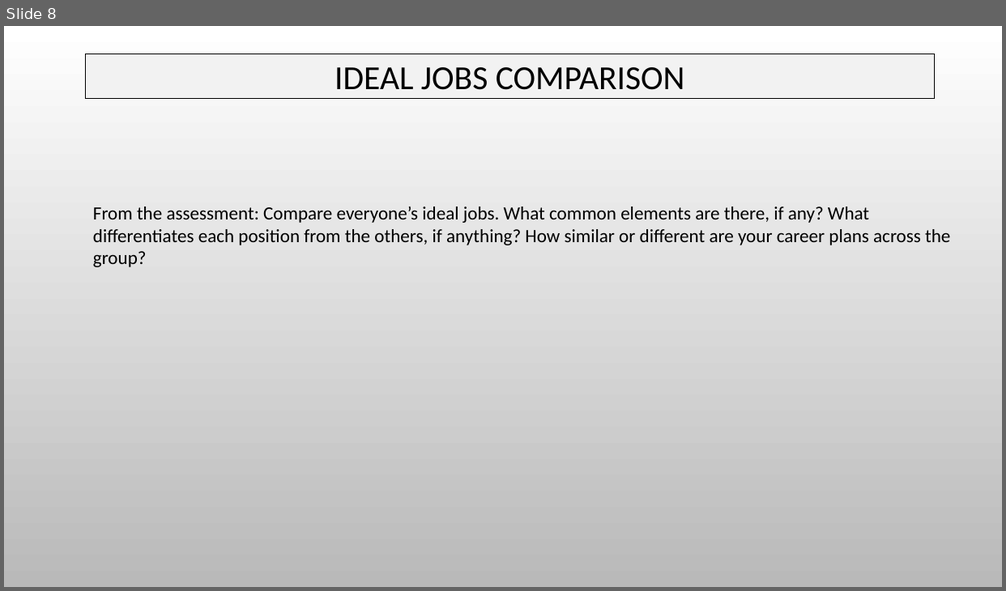
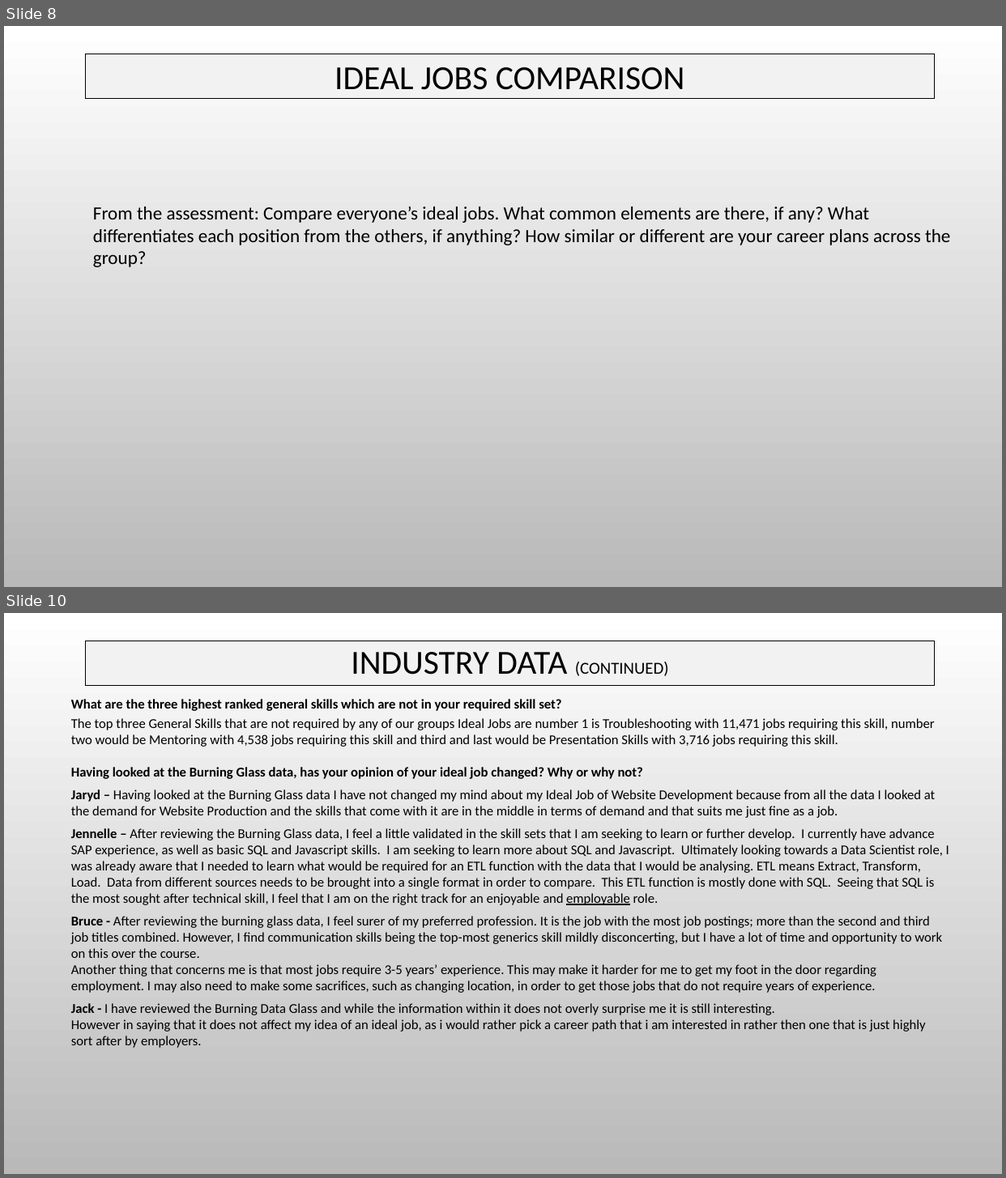
Before and after one commit to s3805194/Restless-Bolters, a slide deck: The Restless Bolters Assessment Report.pptx. Shown one above the other, each under a label of ours: slide 8 before the commit, slides 8 and 10 after it; the slides between them are not shown. The pictures are 1006x591 and 1006x1178 pixels, drawn with LibreOffice and Linux fonts; fonts in the diff are those of the drawing; background and template pictures are left out. Boxes give left, top, right and bottom in pixels: in the first picture for what was removed or moved away, otherwise in the second. Text is boxed around its words. In the diff, an @@ line names an element or a change of style, - is before the commit and + after.

```diff
--- a/The Restless Bolters Assessment Report.pptx
+++ b/The Restless Bolters Assessment Report.pptx
@@ slide 10 added at (4, 613, 1002, 1174), background picture (left out) @@
@@ rectangle added at (86, 641, 934, 686), fill #F2F2F2, outline #000000 0.75 pt, 32.4 pt, text #000000 @@
+INDUSTRY DATA (CONTINUED)
@@ text added at (71, 699, 949, 1048), 13 pt, text #000000 @@
+What are the three highest ranked general skills which are not in your required skill set?
+The top three General Skills that are not required by any of our groups Ideal Jobs are number 1 is Troubleshooting with 11,471 jobs requiring this skill, number two would be Mentoring with 4,538 jobs requiring this skill and third and last would be Presentation Skills with 3,716 jobs requiring this skill.
+Having looked at the Burning Glass data, has your opinion of your ideal job changed? Why or why not?
+Jaryd – Having looked at the Burning Glass data I have not changed my mind about my Ideal Job of Website Development because from all the data I looked at the demand for Website Production and the skills that come with it are in the middle in terms of demand and that suits me just fine as a job.
+Jennelle – After reviewing the Burning Glass data, I feel a little validated in the skill sets that I am seeking to learn or further develop. I currently have advance SAP experience, as well as basic SQL and Javascript skills. I am seeking to learn more about SQL and Javascript. Ultimately looking towards a Data Scientist role, I was already aware that I needed to learn what would be required for an ETL function with the data that I would be analysing. ETL means Extract, Transform, Load. Data from different sources needs to be brought into a single format in order to compare. This ETL function is mostly done with SQL. Seeing that SQL is the most sought after technical skill, I feel that I am on the right track for an enjoyable and employable role.
+Bruce - After reviewing the burning glass data, I feel surer of my preferred profession. It is the job with the most job postings; more than the second and third job titles combined. However, I find communication skills being the top-most generics skill mildly disconcerting, but I have a lot of time and opportunity to work on this over the course.
+Another thing that concerns me is that most jobs require 3-5 years’ experience. This may make it harder for me to get my foot in the door regarding employment. I may also need to make some sacrifices, such as changing location, in order to get those jobs that do not require years of experience.
+Jack - I have reviewed the Burning Data Glass and while the information within it does not overly surprise me it is still interesting.
+However in saying that it does not affect my idea of an ideal job, as i would rather pick a career path that i am interested in rather then one that is just highly sort after by employers.
```
Also in this commit, not shown: 7 slides changed, 9 other slides added, 1 slide removed.
